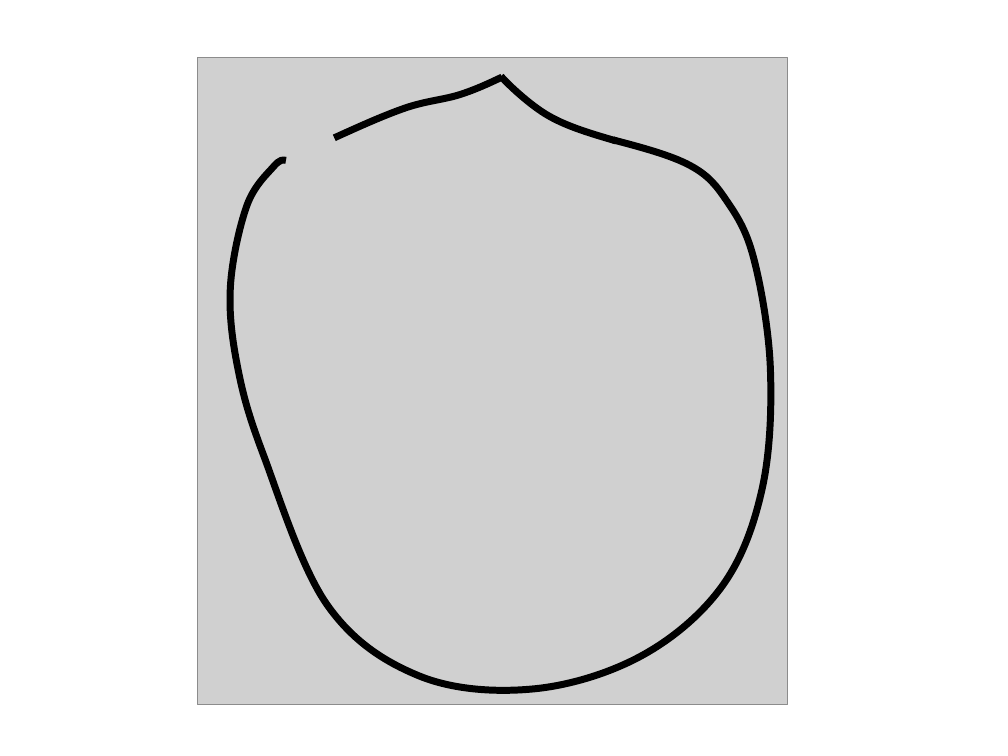
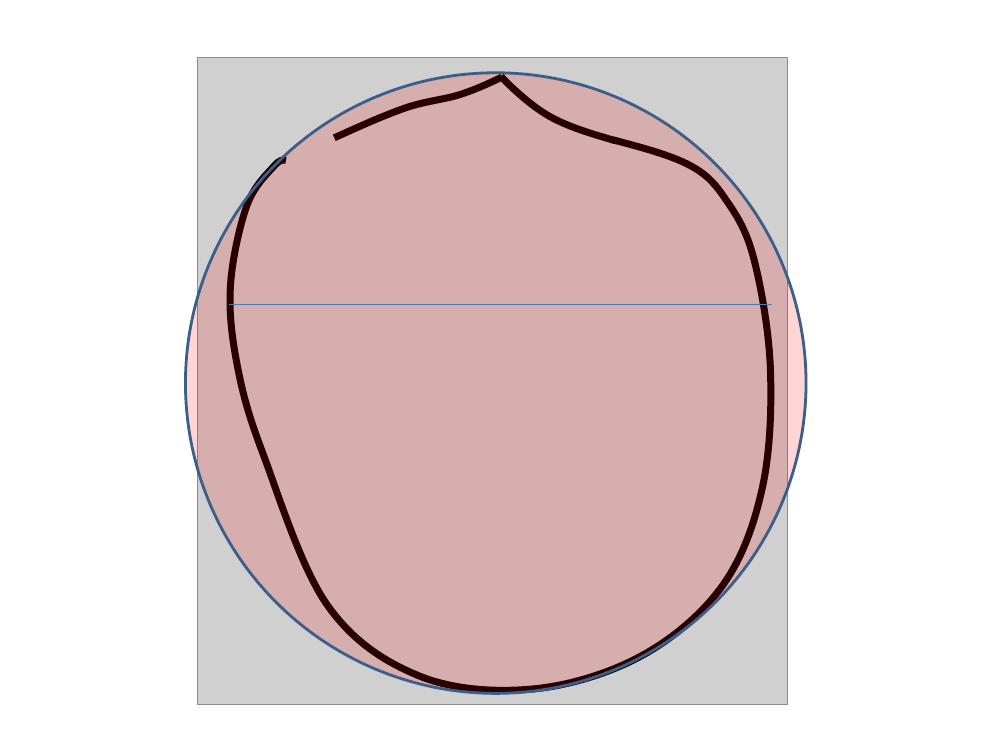
Before and after one commit to alkaline3mc/Halloween, a slide deck: slide 3 of Jack Skellington/Concept.pptx. Drawn at 1008x756 pixels with LibreOffice and Linux fonts; fonts in the diff are those of the drawing; grey boxes stand for pictures. Boxes give left, top, right and bottom in pixels: in the first picture for what was removed or moved away, otherwise in the second. Text is boxed around its words. In the diff, an @@ line names an element or a change of style, - is before the commit and + after.

```diff
--- a/Jack Skellington/Concept.pptx
+++ b/Jack Skellington/Concept.pptx
@@ ellipse added at (185, 73, 806, 694), fill #FF0000 at 16% opacity, outline #3A5F8C 2 pt @@
@@ line added from (229, 304) to (772, 304), #4B7EBC 0.75 pt @@
```
Also in this commit, not shown: 4 slides added, 1 slide removed, 1 other file.
